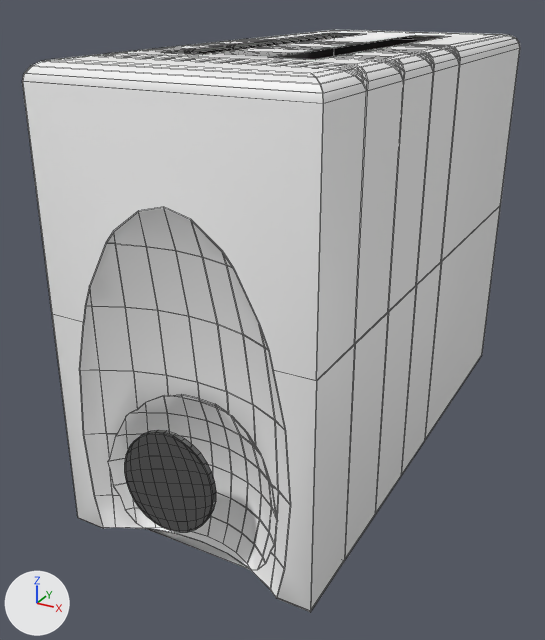
Before and after pictures for a commit that changed the Blender file Toaster.blend.
Rendered twice from a 50 mm lens placed at (2.6, -6.76, 2.89), pointed at (-0.24, -1.59, 0.3). Every picture has the same lights, and +X, +Y and +Z are marked at lower left. Mesh edges are drawn as thin lines.
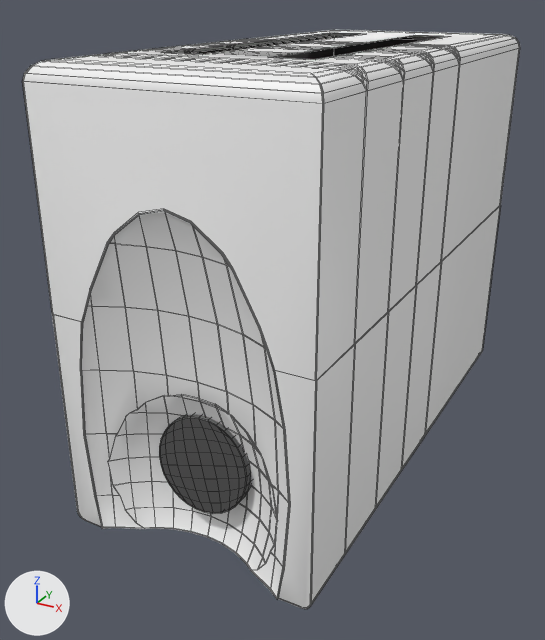
Boxes [x1, y1, x2, y2] around the edits, measured in the pictures (545 x 640 px):
'Cube', reshaped
    before: [22, 30, 520, 612]
    after: [22, 30, 520, 609]
'Circle', reshaped, moved
    before: [124, 430, 216, 532]
    after: [159, 415, 251, 513]
part 1 of me_cube_001, built on
    before: [52, 205, 501, 612]
    after: [52, 205, 501, 609]

What changed in the scene script:
```text
Change me_cube_001:
    used by ob_cube; location = (0.0, 0.0, 0.0); scale = (1.0, 1.0, 0.856)
    remove me_cube_001.from_pydata(...)  # 262 vertices, 208 faces; spans x -1.0..1.0, y -3.33..1.0, z -1.0..2.92
    add me_cube_001.from_pydata(...)  # 284 vertices, 236 faces; spans x -1.0..1.0, y -3.33..1.0, z -1.0..2.92
    me_cube_001 part 1
    28 vertices are removed from x -1.0..1.0, y -3.33..-3.15, z -1.0..0.58
    23 faces are deleted
    10 vertices in x -1.0..1.0, y -2.77..1.0, z -1.0 move by (0.0, 0.0, 0.07)
    44 vertices are added at x -0.99..0.99, y -3.33..1.0, z -1.0..-0.96
    6 new vertices lie (0.0, -0.56, 0.0) away from vertices in x -1.0..1.0, y -2.77, z -1.0..-0.96
    51 new faces join them
Change me_circle:
    used by ob_circle; location = (-0.09, -3.32, -0.2); rotation_euler = (7.961, 3.646, -6.322), in degrees (96, 209, 358); scale = (0.369, 0.369, 0.369)
    remove me_circle.from_pydata(...)  # 219 vertices, 205 faces; spans x -1.0..1.0, y -1.0..1.01, z 0.0..0.1
    add me_circle.from_pydata(...)  # 180 vertices, 194 faces; spans x -1.01..1.0, y -1.0..1.02, z 0.0..0.24
    me_circle part 2
    44 vertices are removed from x -1.0..1.0, y -1.0..1.0, z 0.0..0.1
    93 faces are deleted
    43 vertices in x -0.99..0.98, y -0.97..0.99, z 0.1 move by (0.0, 0.01, 0.14)
    35 vertices in x -1.0..1.0, y -0.99..1.01, z 0.1 move by (-0.01, 0.01, 0.14)
    16 vertices in x -0.84..0.68, y -0.68..0.93, z 0.1 move by (0.0, 0.02, 0.14)
    13 vertices in x -0.98..0.98, y -0.84..0.93, z 0.1 move by (-0.01, 0.02, 0.14)
    1 vertex moves from x 0.55, y -0.82, z 0.1 to x 0.52, y -0.79, z 0.24
    5 vertices are added at (0.37, -0.69, 0.24), (0.14, -0.95, 0.24), (0.34, -0.89, 0.24), (0.7, -0.69, 0.24), (0.68, -0.66, 0.24)
    52 new faces join them, smooth
    30 new faces join them
Change ob_circle:
    ob_circle.location: (-0.09, -3.32, -0.2) -> (0.0, -2.98, -0.2)
```
